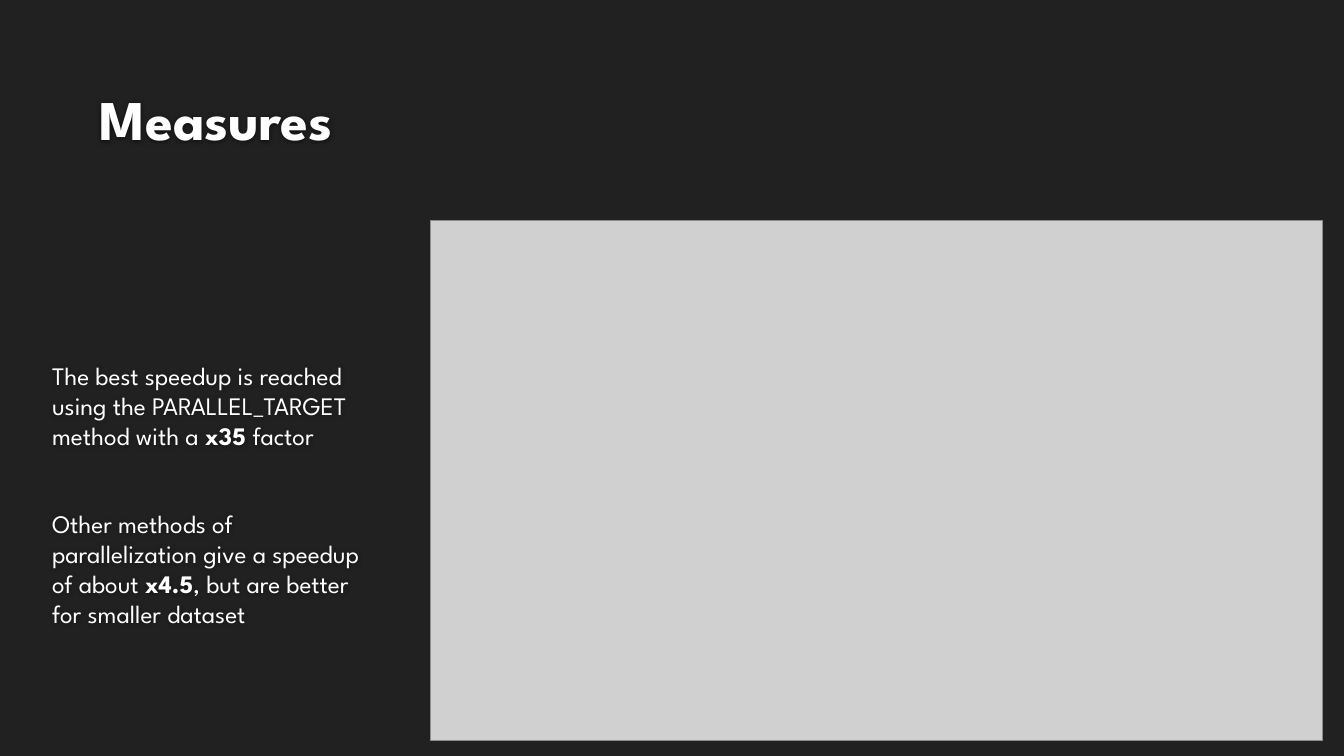
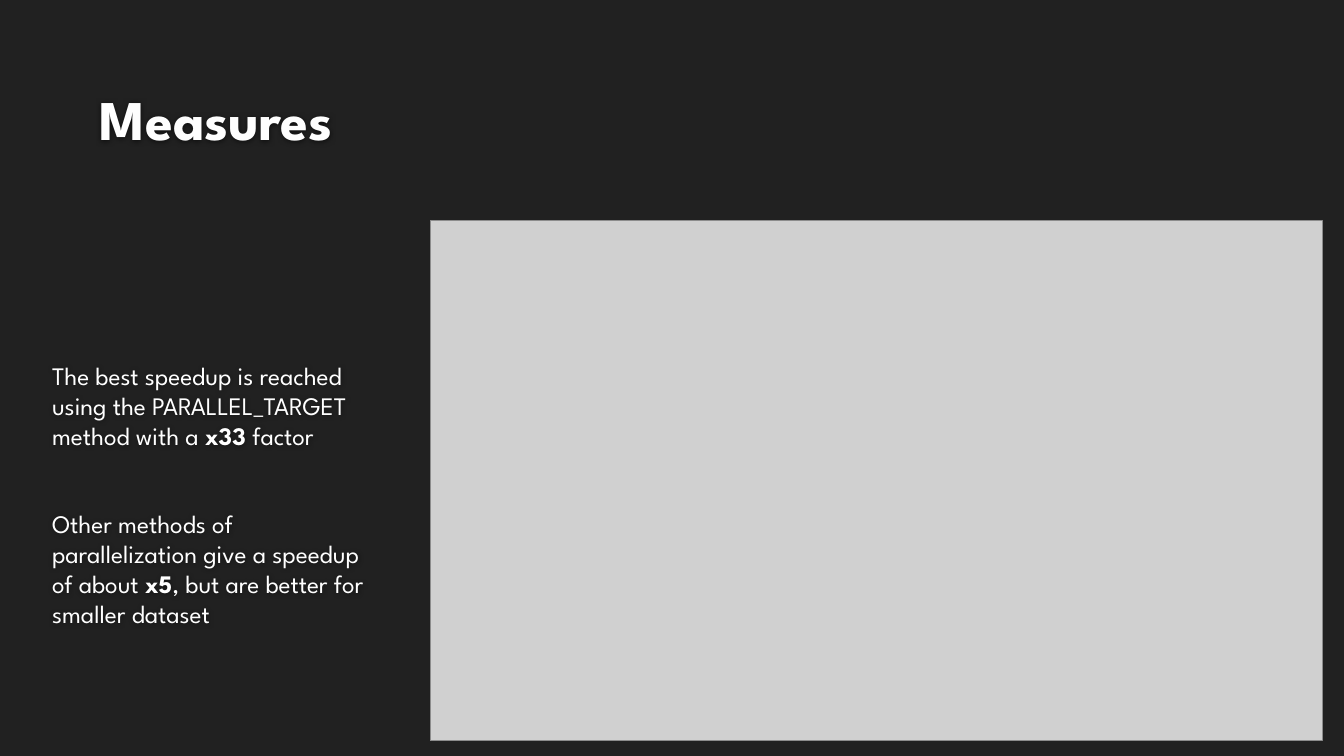
Before and after one commit to magicoderx/hpc-project, a slide deck: slide 6 of Progetto_HPC.pptx (slide 5 before the commit). Drawn at 1344x756 pixels with LibreOffice and Linux fonts; fonts in the diff are those of the drawing; grey boxes stand for pictures; background and template pictures are left out. Boxes give left, top, right and bottom in pixels: in the first picture for what was removed or moved away, otherwise in the second. Text is boxed around its words. In the diff, an @@ line names an element or a change of style, - is before the commit and + after.

```diff
--- a/Progetto_HPC.pptx
+++ b/Progetto_HPC.pptx
@@ text at box(52, 367, 363, 624): text changed @@
-The best speedup is reached using the PARALLEL_TARGET method with a x35 factor
-Other methods of parallelization give a speedup of about x4.5, but are better for smaller dataset
+The best speedup is reached using the PARALLEL_TARGET method with a x33 factor
+Other methods of parallelization give a speedup of about x5, but are better for smaller dataset
```
Also in this commit, not shown: 4 other slides changed, 1 slide added.
